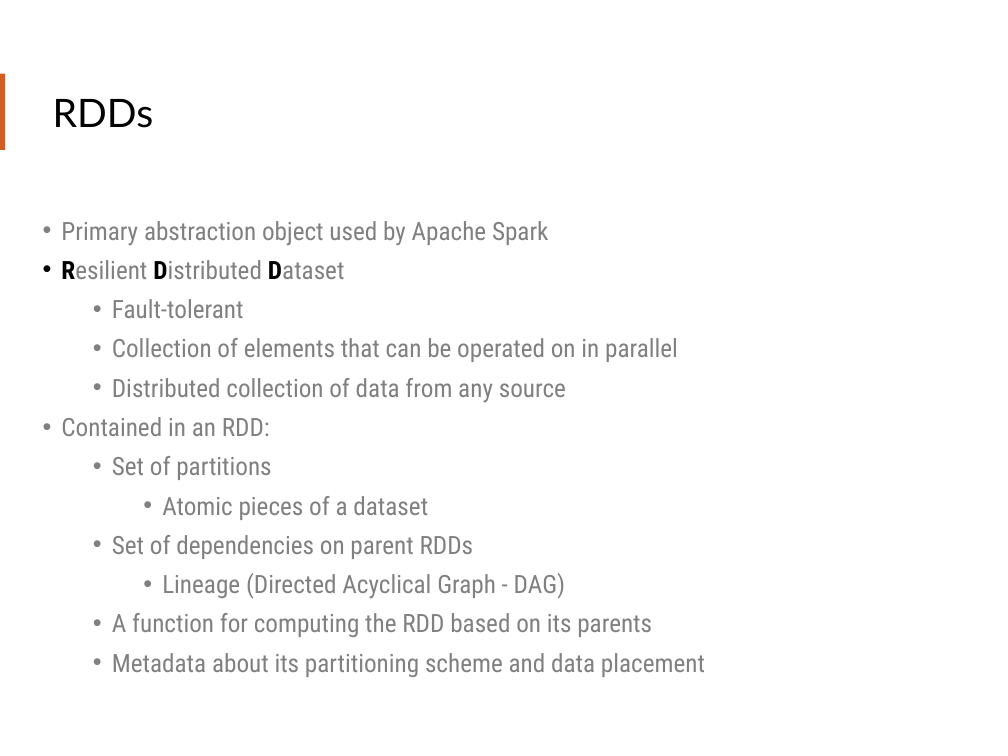
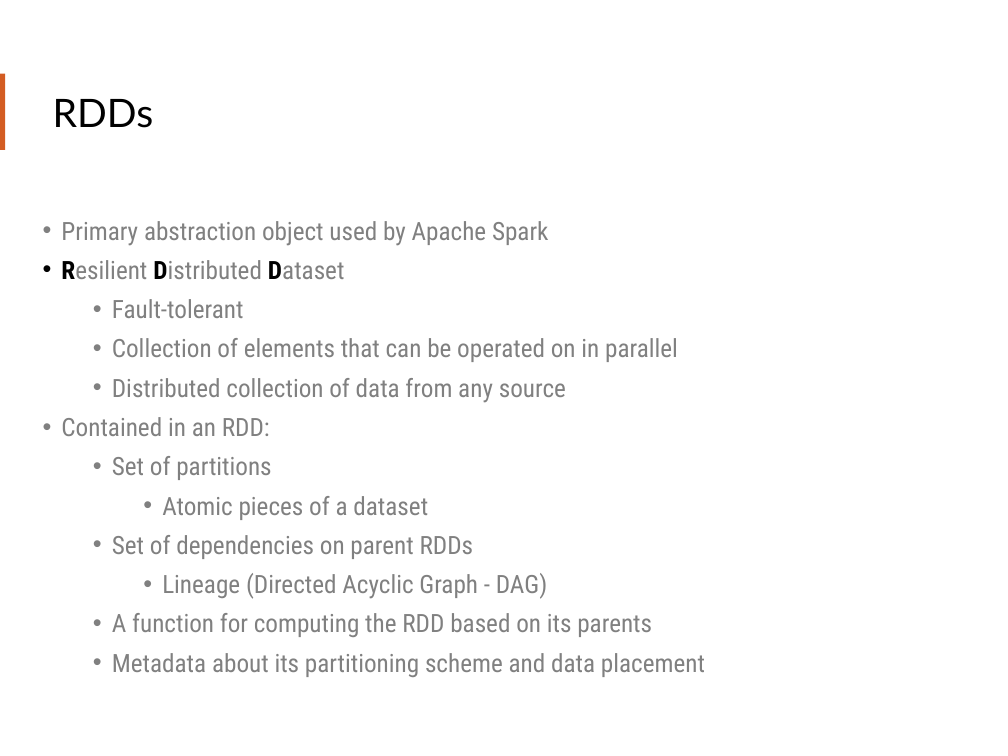
Before and after one commit to teamclairvoyant/intro-to-spark, a slide deck: slide 30 of Intro to Apache Spark Slides.pptx. Drawn at 1008x756 pixels with LibreOffice and Linux fonts; fonts in the diff are those of the drawing. Boxes give left, top, right and bottom in pixels: in the first picture for what was removed or moved away, otherwise in the second. Text is boxed around its words. In the diff, an @@ line names an element or a change of style, - is before the commit and + after.

```diff
--- a/Intro to Apache Spark Slides.pptx
+++ b/Intro to Apache Spark Slides.pptx
@@ text at (162, 573, 547, 599): text changed @@
-    • Lineage (Directed Acyclical Graph - DAG)
+    • Lineage (Directed Acyclic Graph - DAG)
```
Also in this commit, not shown: 20 other slides changed, 3 slides added, 1 slide removed.
